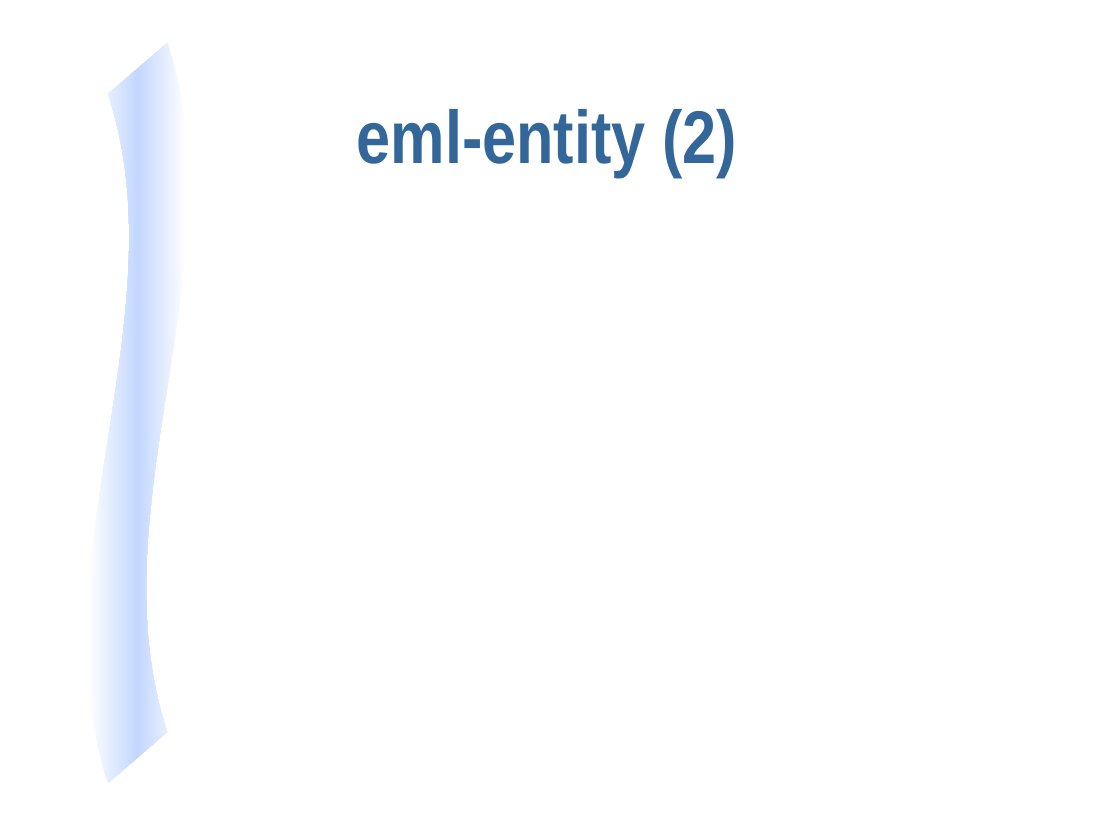
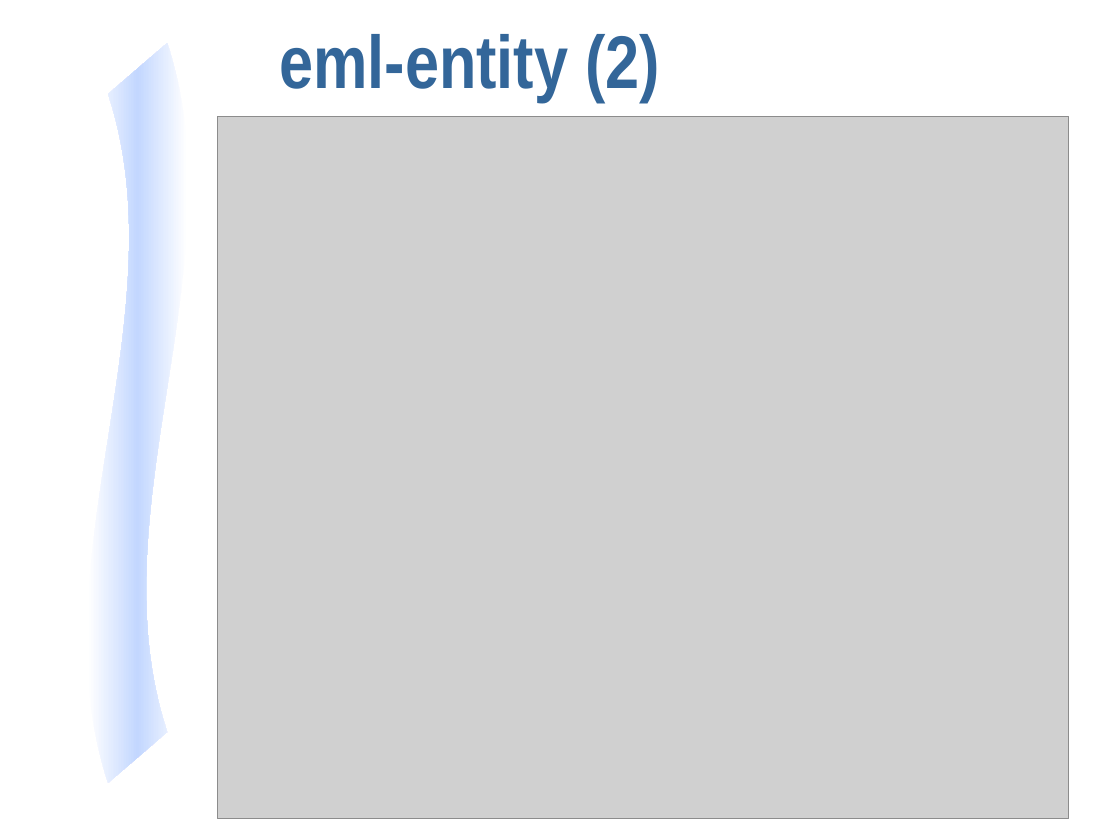
Before and after one commit to NCEAS/eml, a slide deck: slide 37 of display/eml-overview-200010402jhh.ppt. Drawn at 1120x840 pixels with LibreOffice and Linux fonts; fonts in the diff are those of the drawing; grey boxes stand for pictures. Boxes give left, top, right and bottom in pixels: in the first picture for what was removed or moved away, otherwise in the second. Text is boxed around its words. In the diff, an @@ line names an element or a change of style, - is before the commit and + after.

```diff
--- a/display/eml-overview-200010402jhh.ppt
+++ b/display/eml-overview-200010402jhh.ppt
@@ title "eml-entity (2)" moved from (x1=357, y1=109, x2=737, y2=177) to (x1=279, y1=34, x2=660, y2=102) @@
@@ picture added at (x1=217, y1=116, x2=1068, y2=819) @@
```
Also in this commit, not shown: 3 other slides changed, 1 other file.
